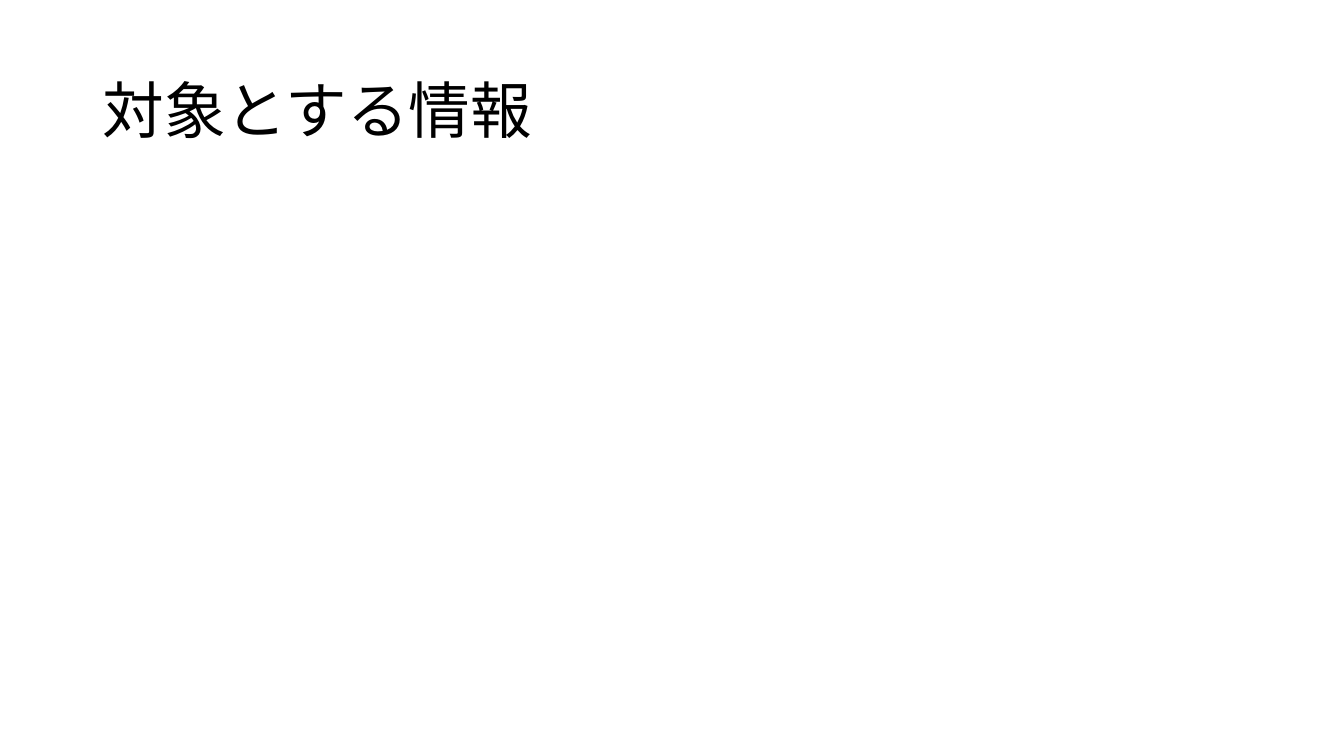
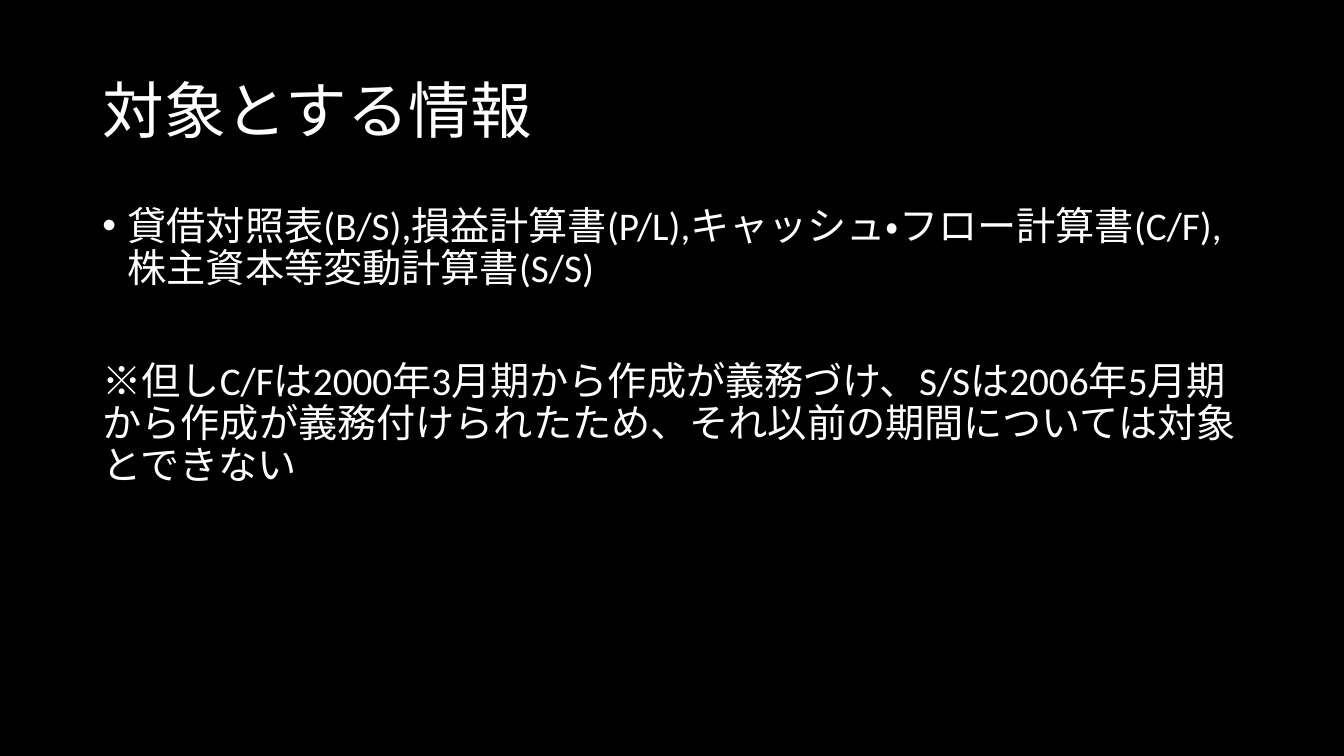
Before and after one commit to MAGA-Phantom/OperationSotsuron, a slide deck: slide 15 of 倒産の研究(仮).pptx (slide 7 before the commit). Drawn at 1344x756 pixels with LibreOffice and Linux fonts; fonts in the diff are those of the drawing. Boxes give left, top, right and bottom in pixels: in the first picture for what was removed or moved away, otherwise in the second. Text is boxed around its words. In the diff, an @@ line names an element or a change of style, - is before the commit and + after.

```diff
--- a/倒産の研究(仮).pptx
+++ b/倒産の研究(仮).pptx
@@ background #FFFFFF to #000000 @@
@@ title "対象とする情報" at (102, 81, 531, 138): font Noto Sans CJK JP to Calibri, text colour #000000 to #FFFFFF @@
@@ text added at (102, 207, 1235, 481), 28 pt, text #FFFFFF @@
+• 貸借対照表(B/S),損益計算書(P/L),キャッシュ・フロー計算書(C/F),株主資本等変動計算書(S/S)
+※但しC/Fは2000年3月期から作成が義務づけ、S/Sは2006年5月期から作成が義務付けられたため、それ以前の期間については対象とできない
```
Also in this commit, not shown: 5 other slides changed, 10 slides added, 4 slides removed, 2 other files.
